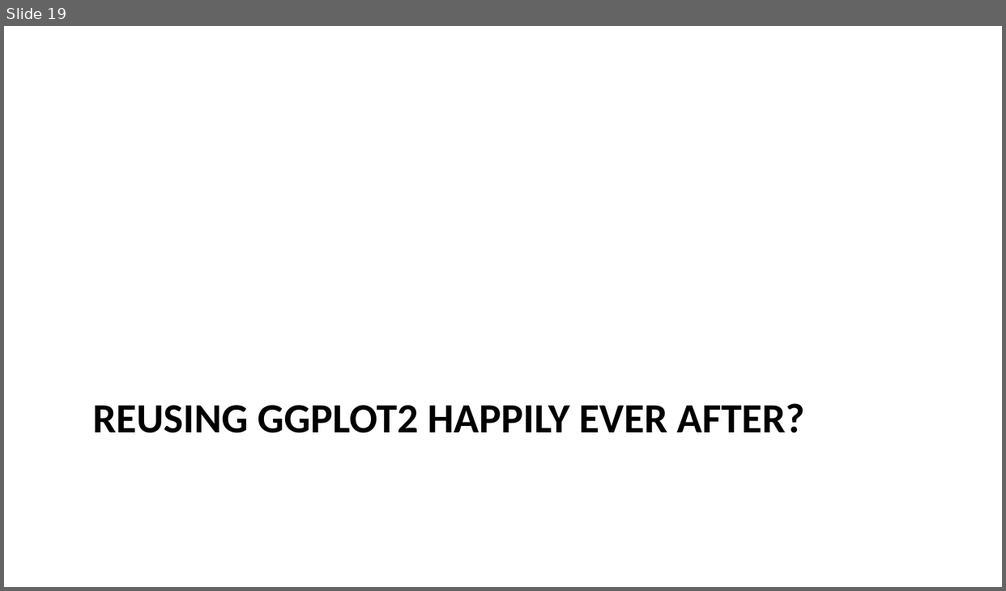
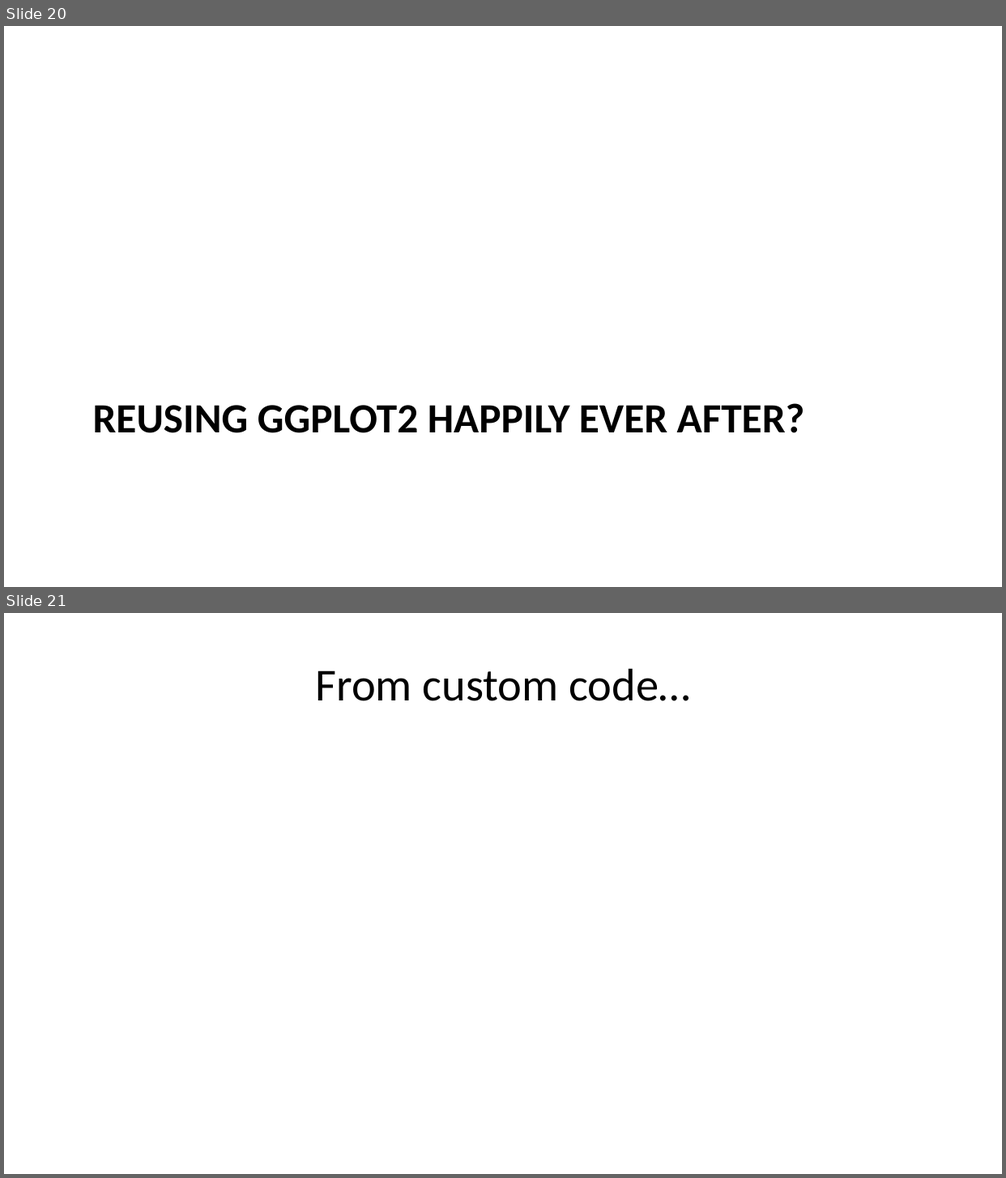
Before and after one commit to cynthiahqy/positconf2026, a slide deck: slides-v2.pptx. Shown one above the other, each under a label of ours: slide 19 before the commit, slides 20 and 21 after it. The pictures are 1006x591 and 1006x1178 pixels, drawn with LibreOffice and Linux fonts; fonts in the diff are those of the drawing. Boxes give left, top, right and bottom in pixels: in the first picture for what was removed or moved away, otherwise in the second. Text is boxed around its words. In the diff, an @@ line names an element or a change of style, - is before the commit and + after.

```diff
--- a/slides-v2.pptx
+++ b/slides-v2.pptx
@@ slide 21 added at (4,613,1002,1174), background #FFFFFF @@
@@ title added at (315,668,691,701), 33 pt, text #000000 @@
+From custom code…
@@ what was slide 19 is now slide 20 @@
```
Also in this commit, not shown: 9 slides changed, 5 other slides added, 3 slides removed, 8 other files.
